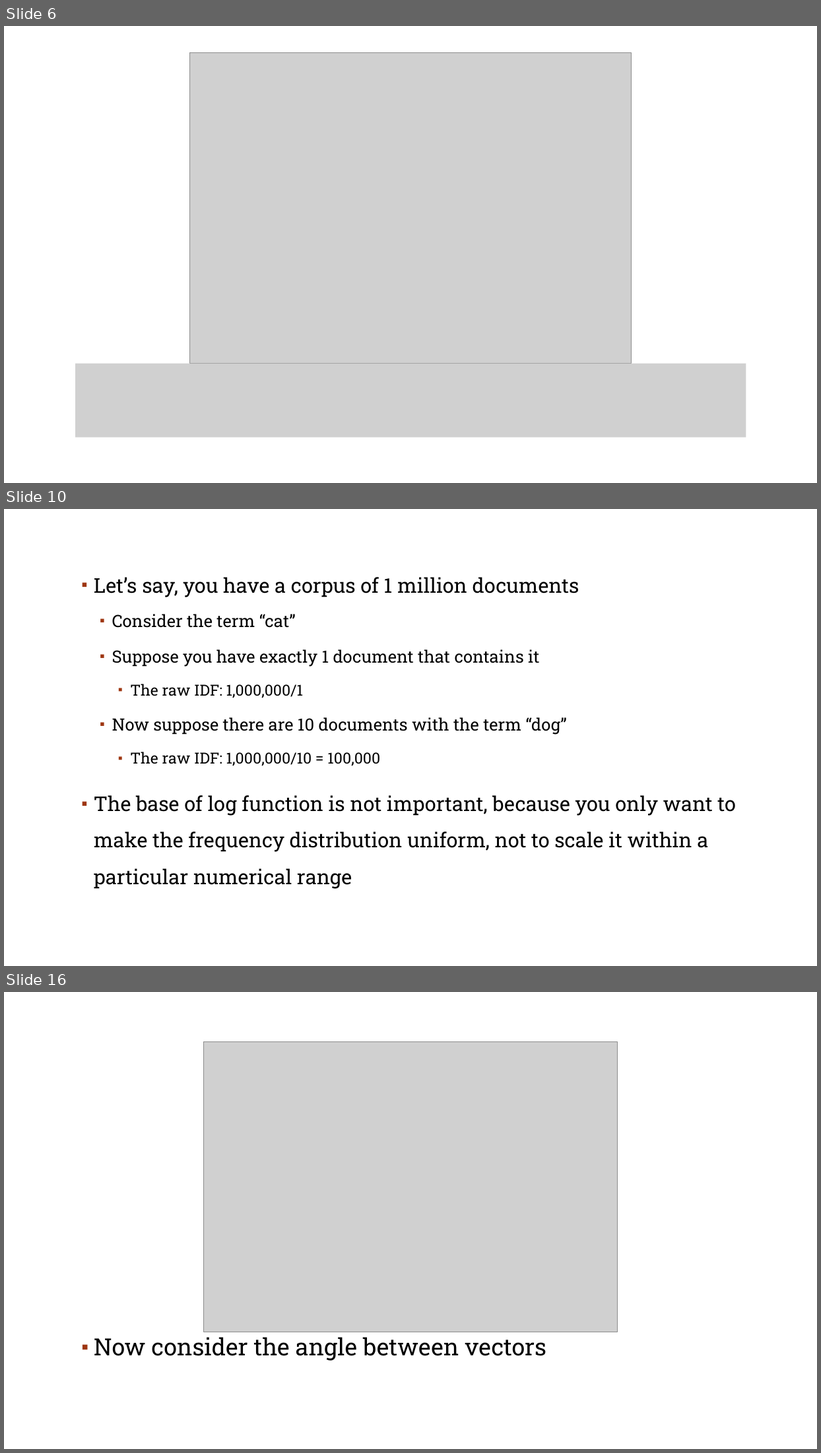
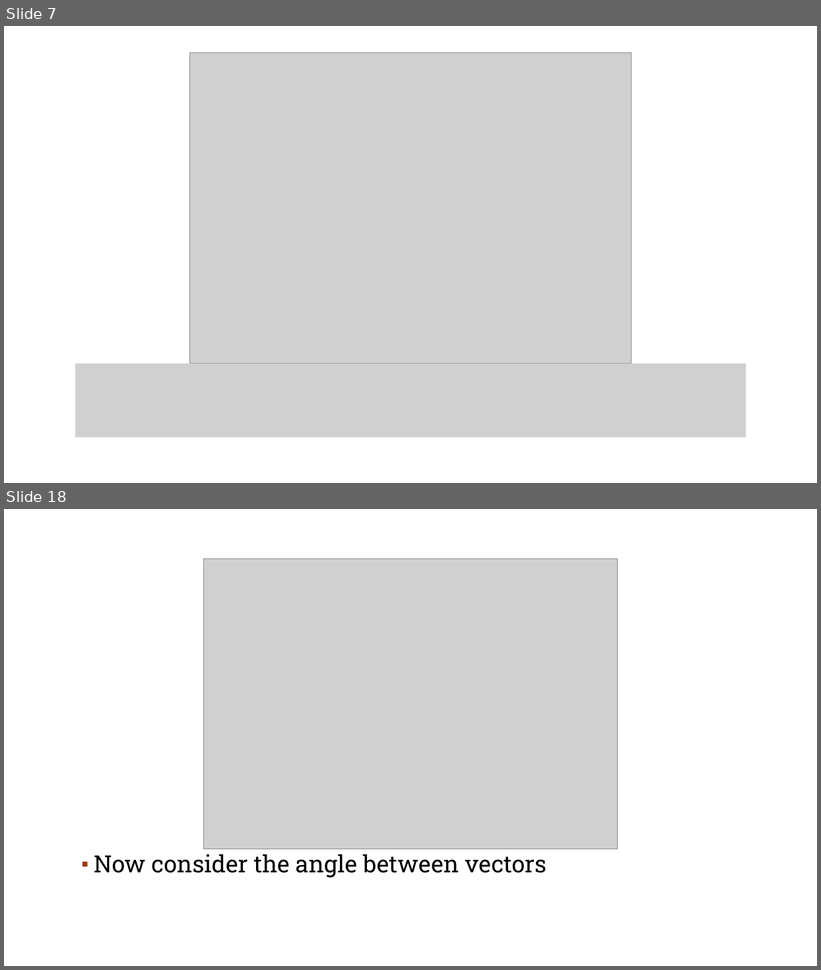
Before and after one commit to YeabinMoonEcon/BUS211, a slide deck: Summer2023/BUS243/lecture_note/lecture2.pptx. Shown one above the other, each under a label of ours: slides 6, 10 and 16 before the commit, slides 7 and 18 after it; the slides between them are not shown. The pictures are 821x1453 and 821x970 pixels, drawn with LibreOffice and Linux fonts; fonts in the diff are those of the drawing; grey boxes stand for pictures; background and template pictures are left out. Boxes give left, top, right and bottom in pixels: in the first picture for what was removed or moved away, otherwise in the second. Text is boxed around its words. In the diff, an @@ line names an element or a change of style, - is before the commit and + after.

```diff
--- a/Summer2023/BUS243/lecture_note/lecture2.pptx
+++ b/Summer2023/BUS243/lecture_note/lecture2.pptx
@@ slide 10 removed at (4,509,817,966), background #FFFFFF; not listed: 1 template element that a slide beside it also shows @@
@@ text removed at (94,577,735,889) @@
-▪ Let’s say, you have a corpus of 1 million documents
-  ▪ Consider the term “cat”
-  ▪ Suppose you have exactly 1 document that contains it
-    ▪ The raw IDF: 1,000,000/1
-  ▪ Now suppose there are 10 documents with the term “dog”
-    ▪ The raw IDF: 1,000,000/10 = 100,000
-▪ The base of log function is not important, because you only want to make the frequency distribution uniform, not to scale it within a particular numerical range
@@ what was slide 6 is now slide 7 @@
@@ what was slide 16 is now slide 18 @@
```
Also in this commit, not shown: 5 slides changed, 3 slides added, 6 other files.
